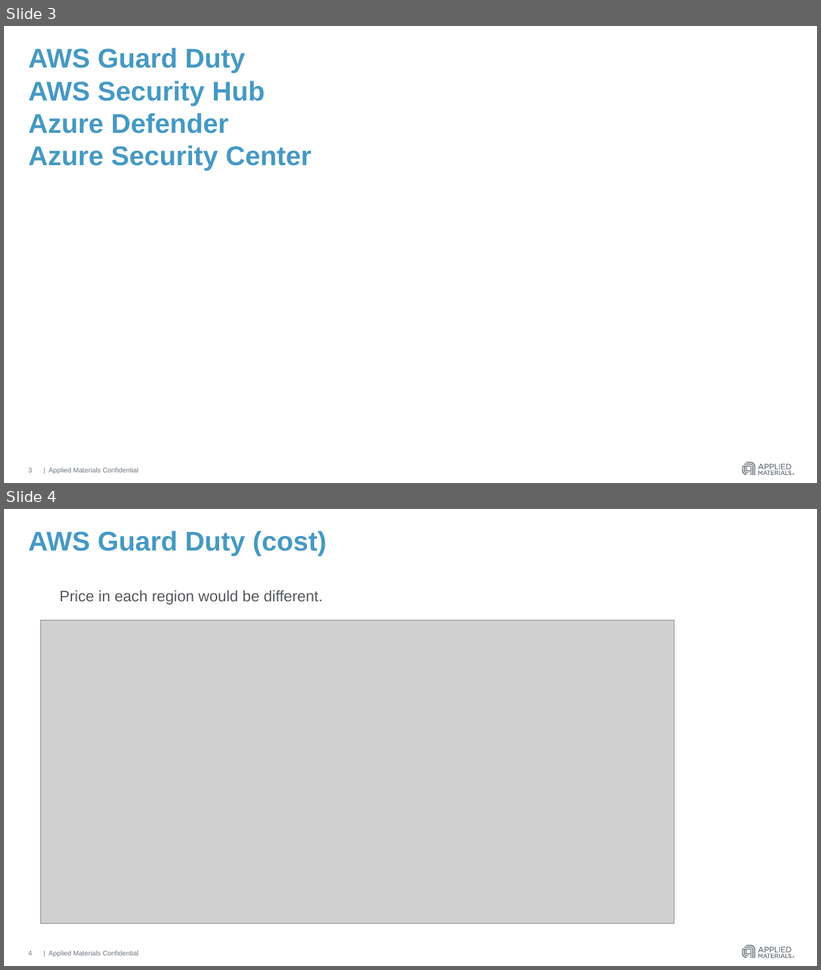
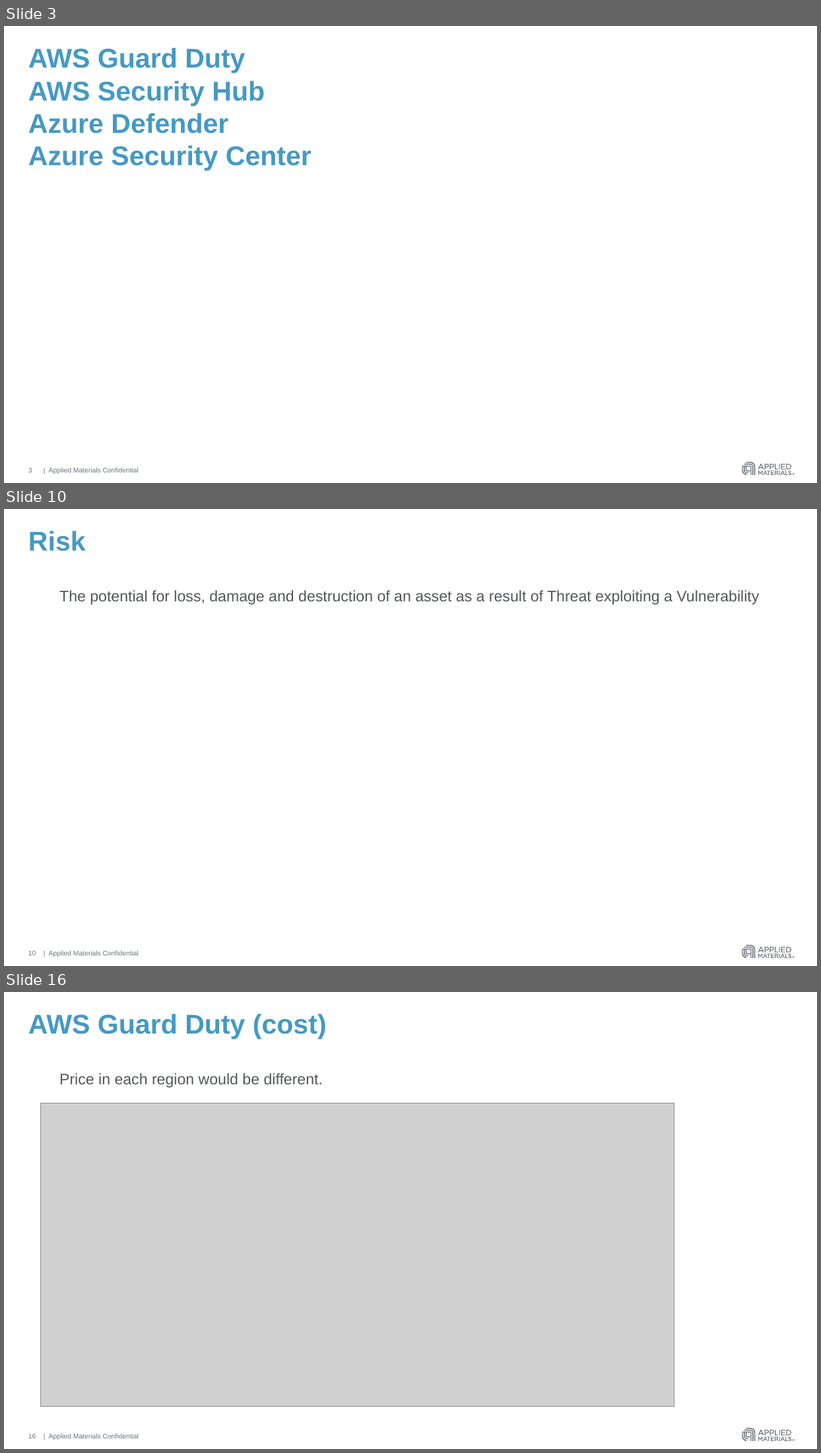
Before and after one commit to hmahajanHM/mytestrepo, a slide deck: AWS Guard Duty & Azure Security Center.pptx. Shown one above the other, each under a label of ours: slides 3 and 4 before the commit, slides 3, 10 and 16 after it; the slides between them are not shown. The pictures are 821x970 and 821x1453 pixels, drawn with LibreOffice and Linux fonts; fonts in the diff are those of the drawing; grey boxes stand for pictures. Boxes give left, top, right and bottom in pixels: in the first picture for what was removed or moved away, otherwise in the second. Text is boxed around its words. In the diff, an @@ line names an element or a change of style, - is before the commit and + after.

```diff
--- a/AWS Guard Duty & Azure Security Center.pptx
+++ b/AWS Guard Duty & Azure Security Center.pptx
@@ slide 10 added at (x1=4, y1=509, x2=817, y2=966), background #FFFFFF; not listed: 4 template elements that a slide beside it also shows @@
@@ title added at (x1=28, y1=531, x2=86, y2=551), 32 pt, text #4599C3, bold @@
+Risk
@@ text added at (x1=59, y1=590, x2=759, y2=605), 18 pt, text #53565A @@
+The potential for loss, damage and destruction of an asset as a result of Threat exploiting a Vulnerability
@@ page number added at (x1=28, y1=951, x2=36, y2=956), 8 pt, text #6A737B @@
+10
@@ what was slide 4 is now slide 16 @@
@@ page number at (x1=28, y1=1434, x2=36, y2=1439): text changed @@
-4
+16
```
Also in this commit, not shown: 1 slide changed, 12 other slides added.
